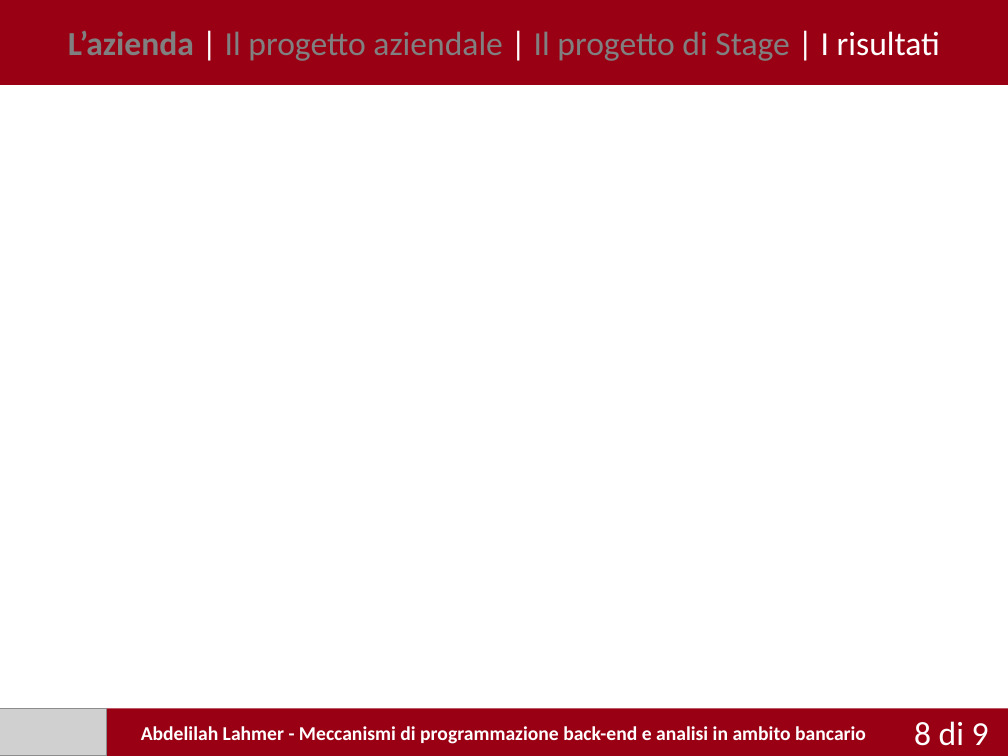
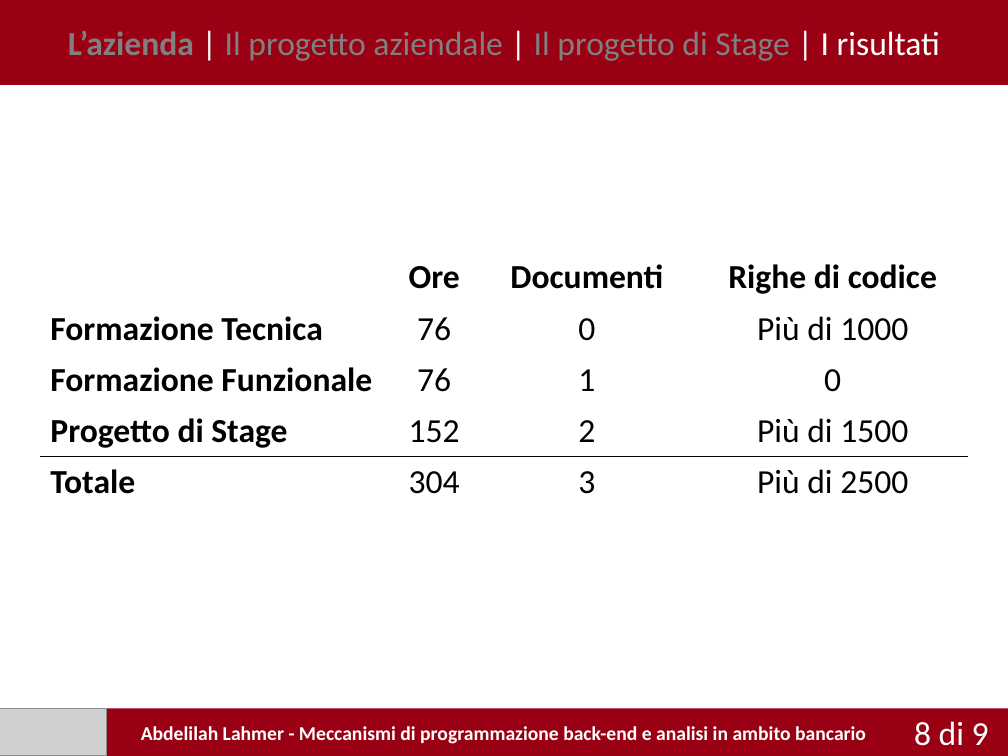
Before and after one commit to ALahmer/Bachelor-Thesis, a slide deck: slide 8 of presentazione/Pptx/Lahmer_Abdelilah_presentazione.pptx. Drawn at 1008x756 pixels with LibreOffice and Linux fonts; fonts in the diff are those of the drawing; grey boxes stand for pictures. Boxes give left, top, right and bottom in pixels: in the first picture for what was removed or moved away, otherwise in the second. Text is boxed around its words. In the diff, an @@ line names an element or a change of style, - is before the commit and + after.

```diff
--- a/presentazione/Pptx/Lahmer_Abdelilah_presentazione.pptx
+++ b/presentazione/Pptx/Lahmer_Abdelilah_presentazione.pptx
@@ table added at (40,252,968,504), 5 rows, 4 columns @@
+ | Ore | Documenti | Righe di codice
+Formazione Tecnica | 76 | 0 | Più di 1000
+Formazione Funzionale | 76 | 1 | 0
+Progetto di Stage | 152 | 2 | Più di 1500
+Totale | 304 | 3 | Più di 2500
```
Also in this commit, not shown: 4 other slides changed, 1 other file.
